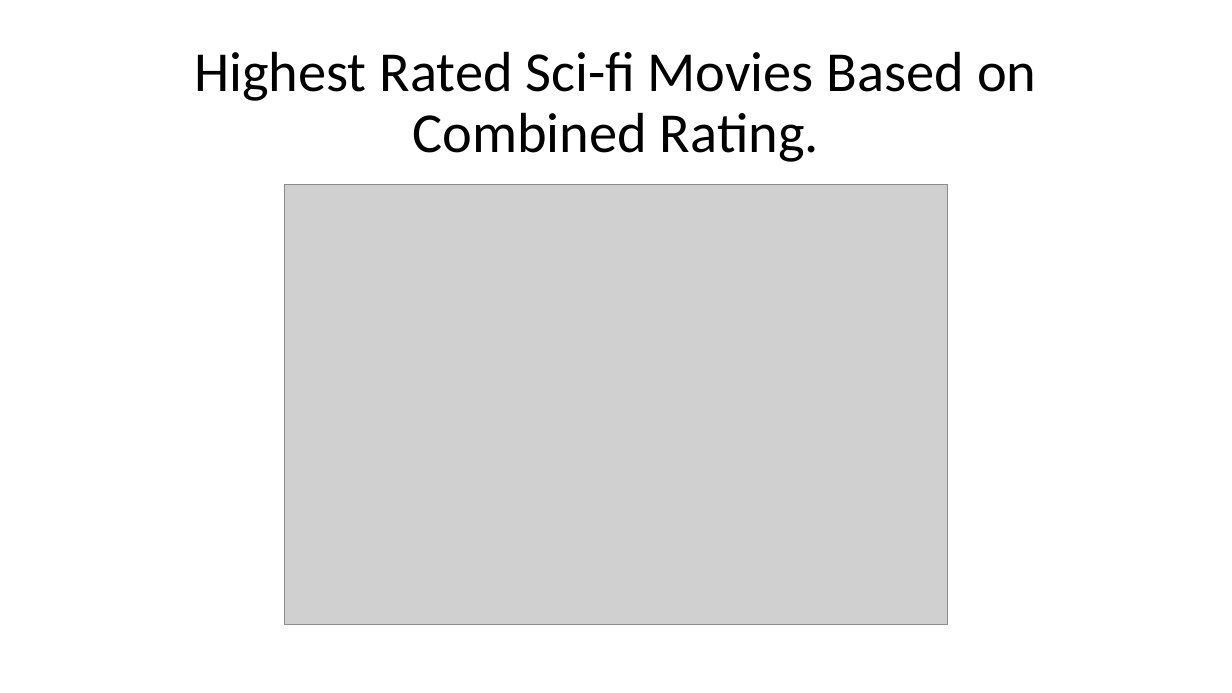
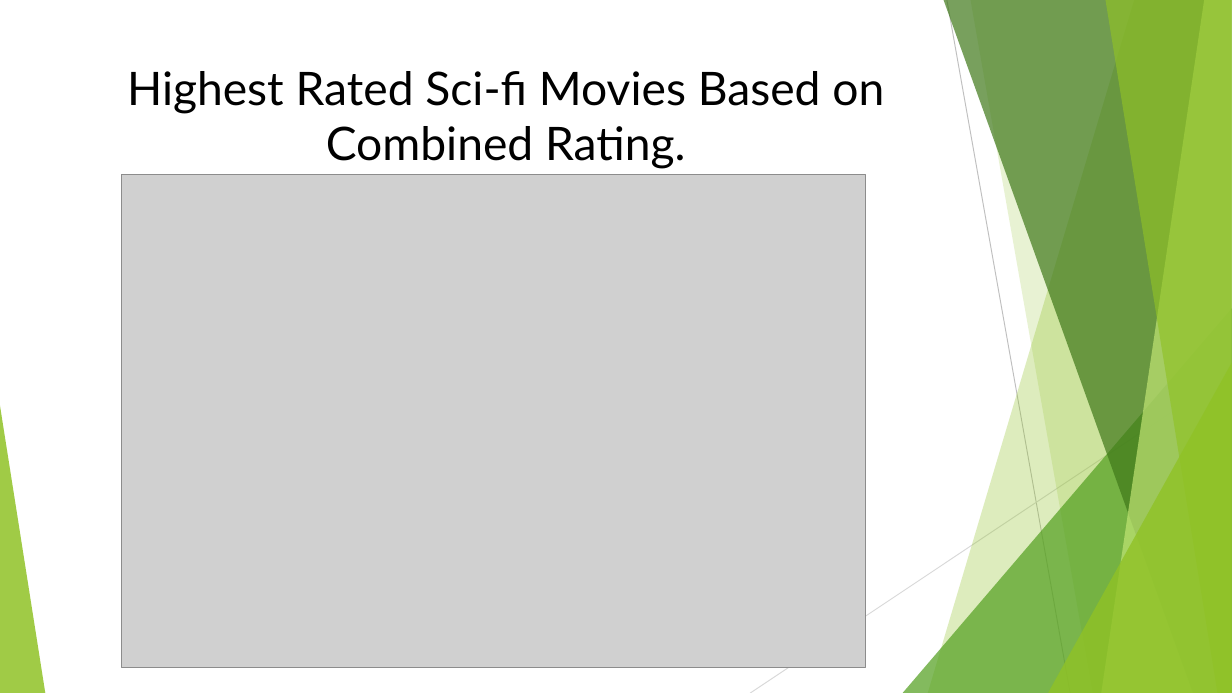
Before and after one commit to danthreepo/CapstoneProject_2025, a slide deck: slide 3 of Analysis of Sci-Fi Movies and Availability on Streaming.pptx. Drawn at 1232x693 pixels with LibreOffice and Linux fonts; fonts in the diff are those of the drawing; grey boxes stand for pictures. Boxes give left, top, right and bottom in pixels: in the first picture for what was removed or moved away, otherwise in the second. Text is boxed around its words. In the diff, an @@ line names an element or a change of style, - is before the commit and + after.

```diff
--- a/Analysis of Sci-Fi Movies and Availability on Streaming.pptx
+++ b/Analysis of Sci-Fi Movies and Availability on Streaming.pptx
@@ title "Highest Rated Sci-fi Movies Based ...": place and size @@
-title "Highest Rated Sci-fi Movies Based ..." at [194,51,1036,162]
+title "Highest Rated Sci-fi Movies Based ..." at [127,71,884,169]
@@ title "Highest Rated Sci-fi Movies Based ..." at [127,71,884,169]: size 44 to 36 pt, font Calibri to Lato; line spacing 0.9 to 1; vertical alignment middle to top @@
@@ picture: place and size @@
-picture at [285,185,948,625]
+picture at [121,175,865,668]
@@ group added at [0,0,1232,693]: 5 freeform shapes, 3 triangles, 2 lines @@
```
Also in this commit, not shown: 10 other slides changed.
